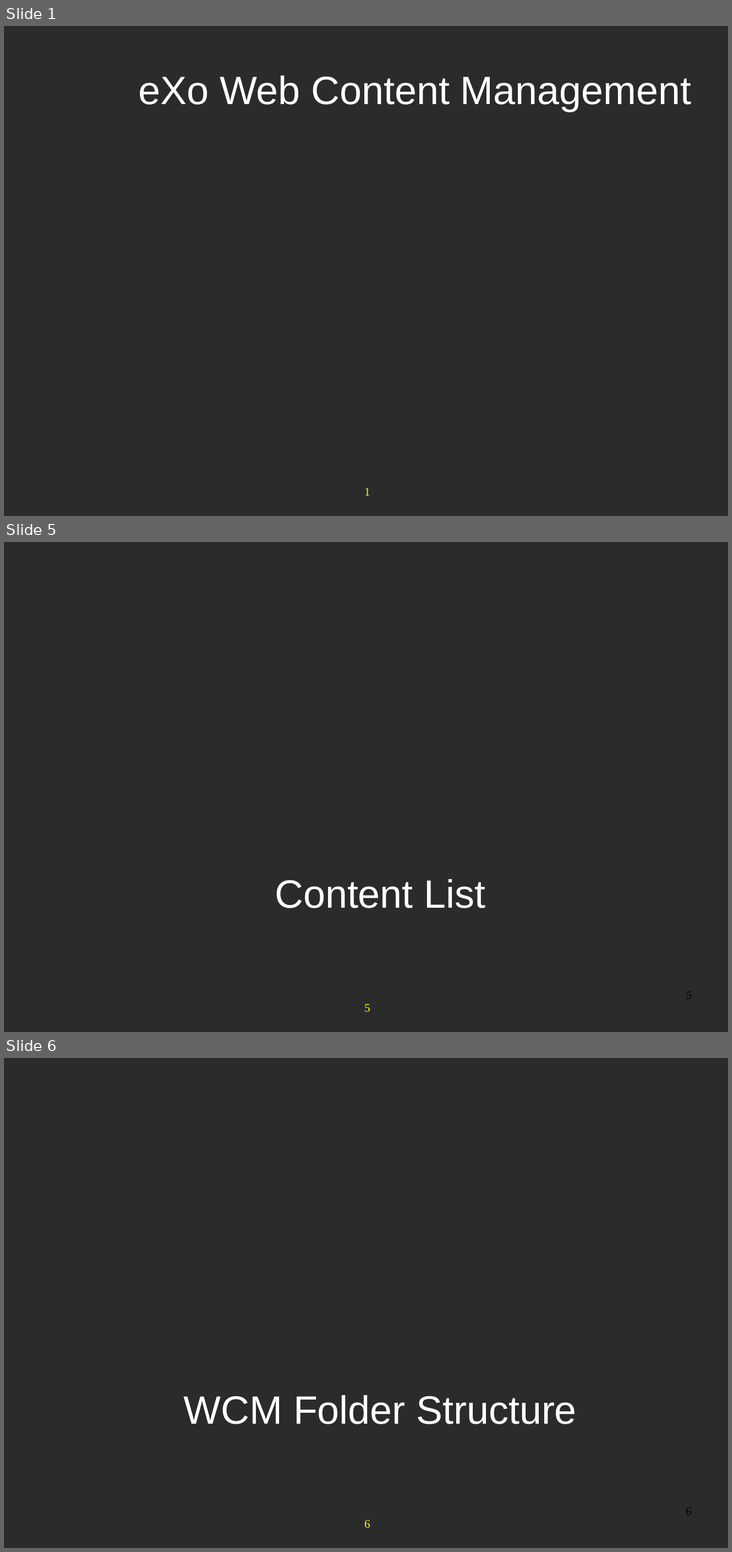
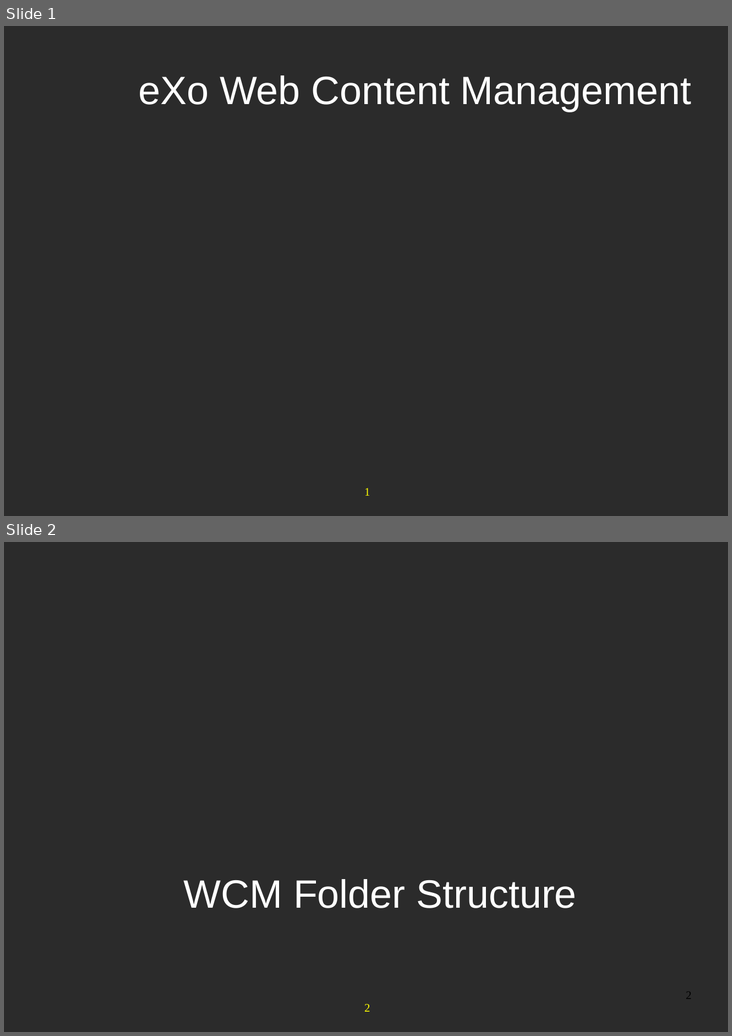
Before and after one commit to anhvurz90/training, a slide deck: slides/exo-developer/en/280-WCM-XDev-en.ppt. Shown one above the other, each under a label of ours: slides 1, 5 and 6 before the commit, slides 1 and 2 after it; the slides between them are not shown. The pictures are 732x1552 and 732x1036 pixels, drawn with LibreOffice and Linux fonts; fonts in the diff are those of the drawing; background and template pictures are left out; a plain dark background stands for a picture behind light text. Boxes give left, top, right and bottom in pixels: in the first picture for what was removed or moved away, otherwise in the second. Text is boxed around its words. In the diff, an @@ line names an element or a change of style, - is before the commit and + after.

```diff
--- a/slides/exo-developer/en/280-WCM-XDev-en.ppt
+++ b/slides/exo-developer/en/280-WCM-XDev-en.ppt
@@ slide 5 removed at (x1=4, y1=542, x2=728, y2=1032), background picture (left out); not listed: 1 template element that a slide beside it also shows @@
@@ text removed at (x1=275, y1=879, x2=486, y2=908) @@
-Content List
@@ page number removed at (x1=685, y1=992, x2=691, y2=999) @@
-5
@@ what was slide 6 is now slide 2 @@
@@ page number at (x1=685, y1=992, x2=691, y2=999): text changed @@
-6
+2
@@ page number at (x1=364, y1=1004, x2=370, y2=1012): text changed @@
-6
+2
```
Also in this commit, not shown: 3 slides changed, 8 other slides removed, 2 other files.
